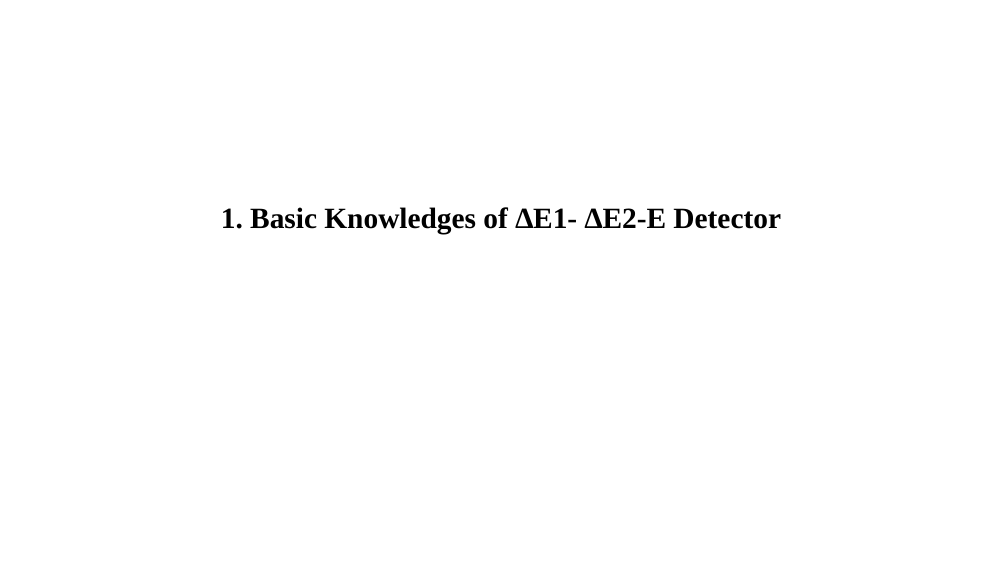
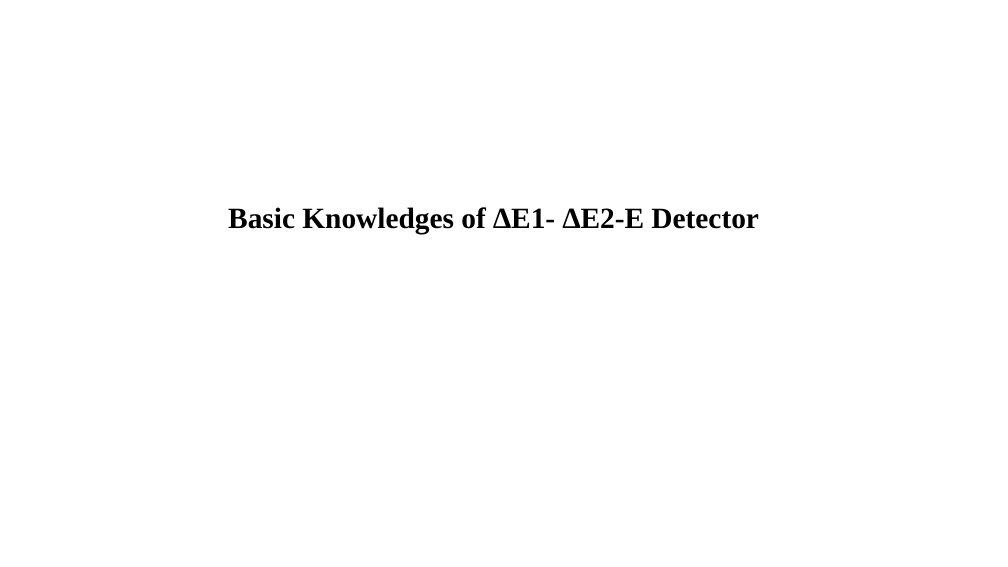
Before and after one commit to gfh16/StudyNotes, a slide deck: slide 3 of 03DE-E-Detector.pptx. Drawn at 1008x567 pixels with LibreOffice and Linux fonts; fonts in the diff are those of the drawing. Boxes give left, top, right and bottom in pixels: in the first picture for what was removed or moved away, otherwise in the second. Text is boxed around its words. In the diff, an @@ line names an element or a change of style, - is before the commit and + after.

```diff
--- a/03DE-E-Detector.pptx
+++ b/03DE-E-Detector.pptx
@@ text at <box>228,207,759,234</box>: text changed @@
-1. Basic Knowledges of ∆E1- ∆E2-E Detector
+Basic Knowledges of ∆E1- ∆E2-E Detector
```
Also in this commit, not shown: 2 other slides changed, 6 slides added, 3 slides removed, 1 other file.
